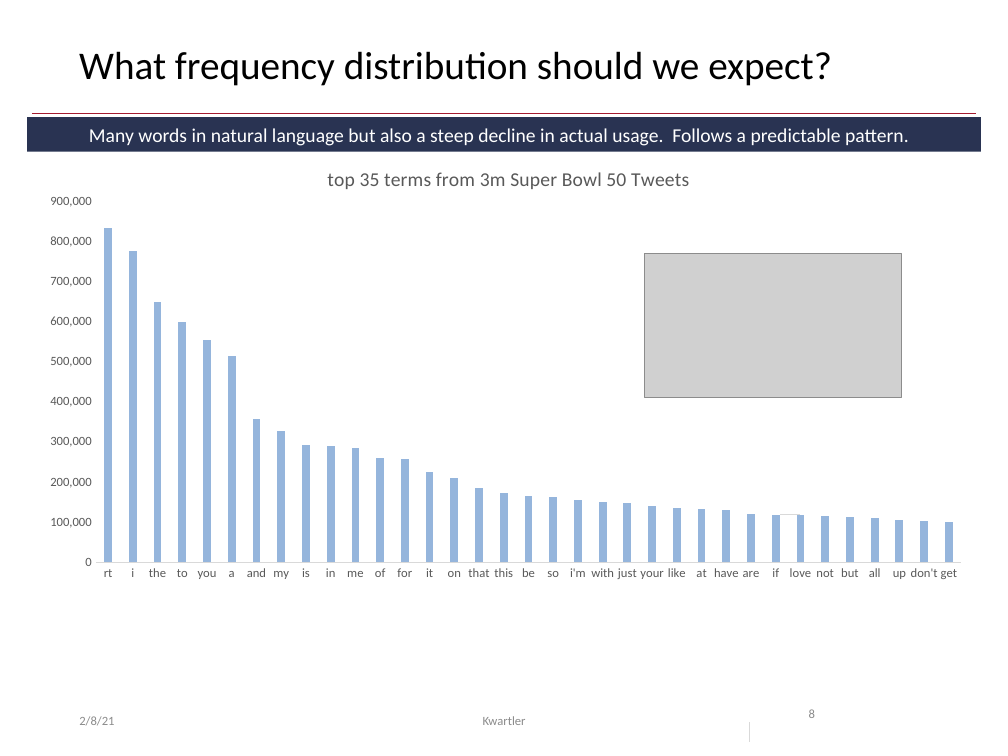
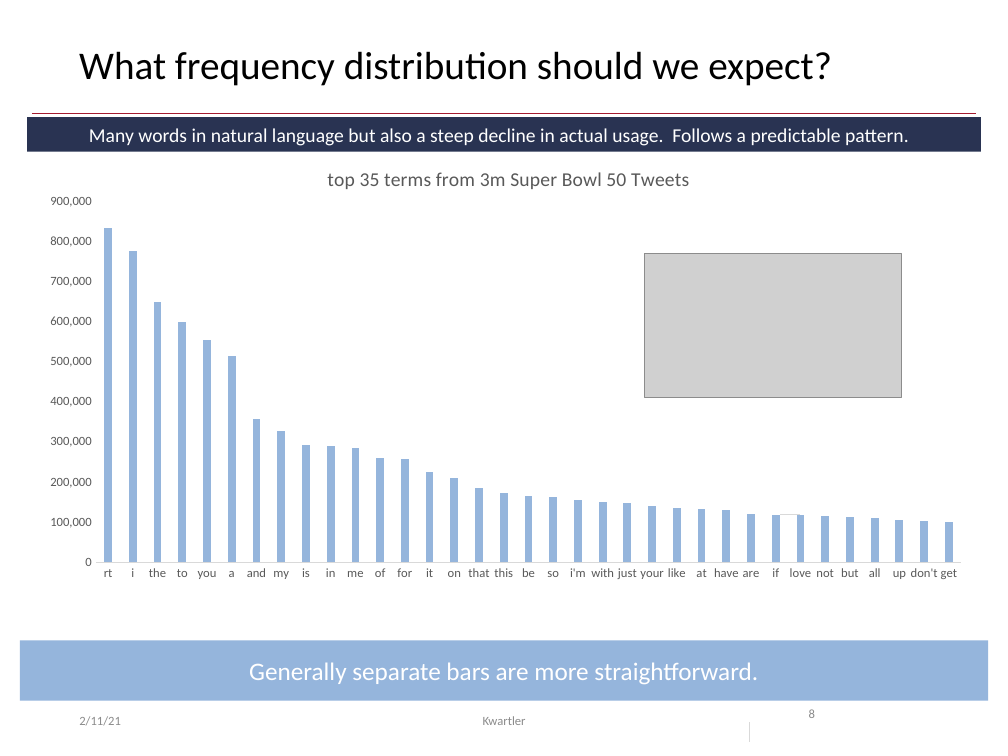
Before and after one commit to kwartler/Harvard_NLP_Student, a slide deck: slide 8 of lessons/C_PreProcessingTxt_BOW/Class3A_Freq_Assocs.pptx. Drawn at 1008x756 pixels with LibreOffice and Linux fonts; fonts in the diff are those of the drawing; grey boxes stand for pictures. Boxes give left, top, right and bottom in pixels: in the first picture for what was removed or moved away, otherwise in the second. Text is boxed around its words. In the diff, an @@ line names an element or a change of style, - is before the commit and + after.

```diff
--- a/lessons/C_PreProcessingTxt_BOW/Class3A_Freq_Assocs.pptx
+++ b/lessons/C_PreProcessingTxt_BOW/Class3A_Freq_Assocs.pptx
@@ rectangle added at [20, 640, 989, 701], fill #95B5DC, 18 pt, text #FFFFFF @@
+Generally separate bars are more straightforward.
@@ text at [79, 716, 121, 726]: text changed @@
-2/8/21
+2/11/21
```
Also in this commit, not shown: 16 other slides changed, 1 other file.
